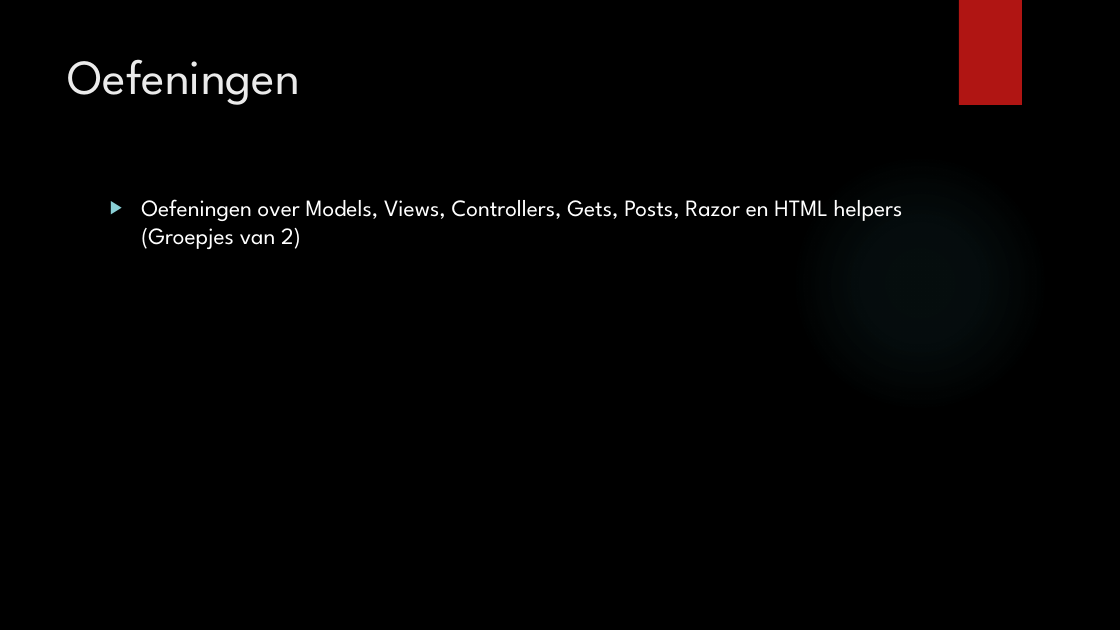
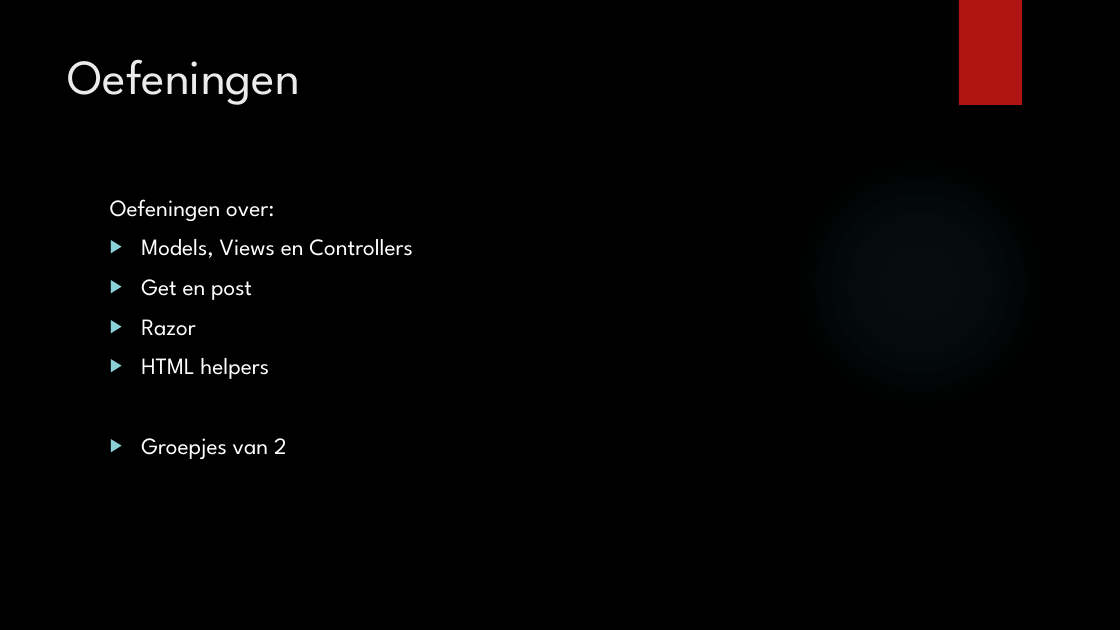
Before and after one commit to Object-Pascal/ASP-Les, a slide deck: slide 20 of Wel_Les_ASP.NET_MVC_Presentatie.pptx. Drawn at 1120x630 pixels with LibreOffice and Linux fonts; fonts in the diff are those of the drawing; background and template pictures are left out. Boxes give left, top, right and bottom in pixels: in the first picture for what was removed or moved away, otherwise in the second. Text is boxed around its words. In the diff, an @@ line names an element or a change of style, - is before the commit and + after.

```diff
--- a/Wel_Les_ASP.NET_MVC_Presentatie.pptx
+++ b/Wel_Les_ASP.NET_MVC_Presentatie.pptx
@@ text at [110,199,413,459]: text changed @@
-▶ Oefeningen over Models, Views, Controllers, Gets, Posts, Razor en HTML helpers (Groepjes van 2)
+Oefeningen over:
+▶ Models, Views en Controllers
+▶ Get en post
+▶ Razor
+▶ HTML helpers
+▶ Groepjes van 2
```
Also in this commit, not shown: 5 other slides changed, 8 other files.
